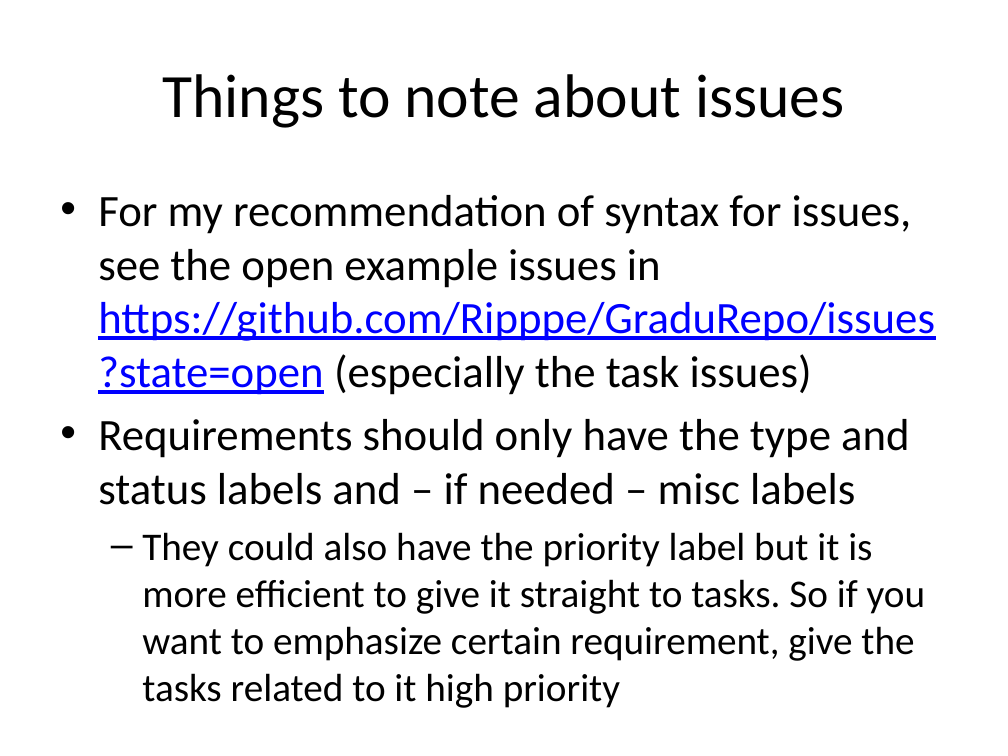
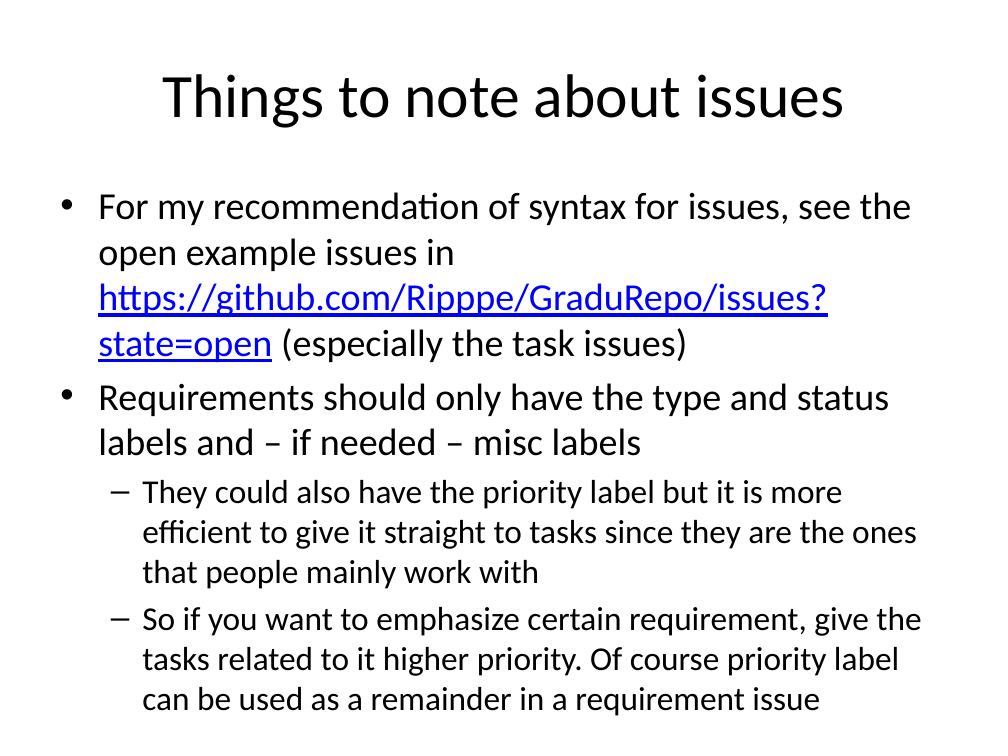
Before and after one commit to Ripppe/GraduRepo, a slide deck: slide 40 of Managing requirements in GitHub.pptx. Drawn at 1008x756 pixels with LibreOffice and Linux fonts; fonts in the diff are those of the drawing. Boxes give left, top, right and bottom in pixels: in the first picture for what was removed or moved away, otherwise in the second. Text is boxed around its words. In the diff, an @@ line names an element or a change of style, - is before the commit and + after.

```diff
--- a/Managing requirements in GitHub.pptx
+++ b/Managing requirements in GitHub.pptx
@@ text at [98,192,912,456]: size 32 to 27.2 pt in "For my recommendation of syntax for issues, ...", "Requirements should only have the type and ..." @@
@@ text at [142,480,921,716]: text changed; size 28 to 23.8 pt @@
-  – They could also have the priority label but it is more efficient to give it straight to tasks. So if you want to emphasize certain requirement, give the tasks related to it high priority
+  – They could also have the priority label but it is more efficient to give it straight to tasks since they are the ones that people mainly work with
+  – So if you want to emphasize certain requirement, give the tasks related to it higher priority. Of course priority label can be used as a remainder in a requirement issue
```
Also in this commit, not shown: 27 other slides changed, 1 slide added, 1 other file.
